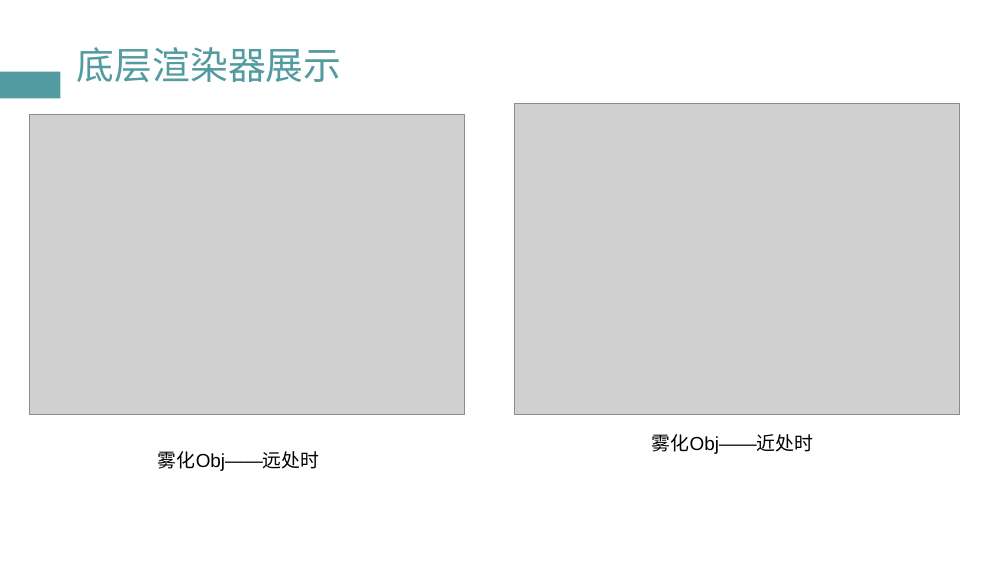
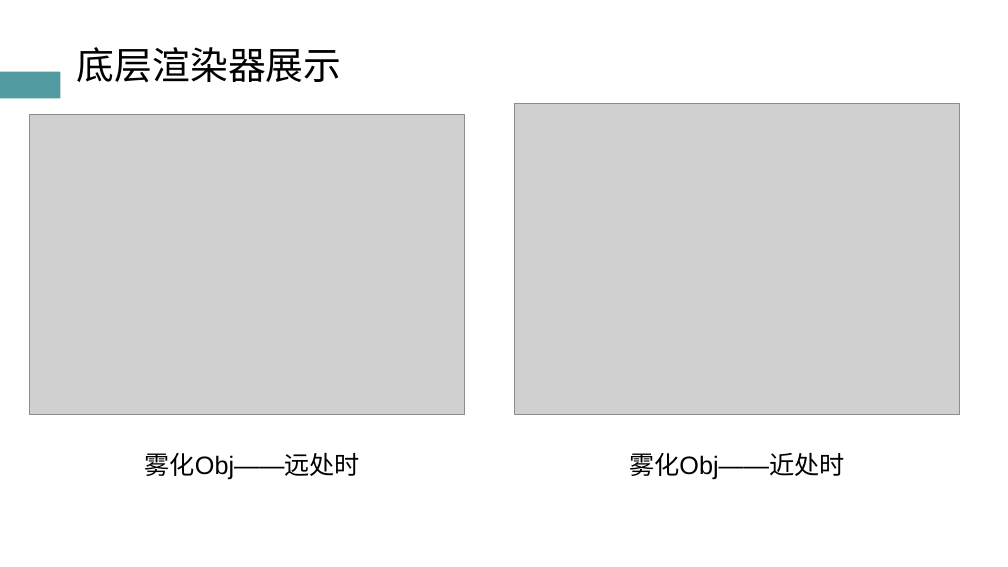
Before and after one commit to atom-chen/Main, a slide deck: slide 19 of OpenGL/答辩PPT.pptx (slide 18 before the commit). Drawn at 1008x567 pixels with LibreOffice and Linux fonts; fonts in the diff are those of the drawing; grey boxes stand for pictures. Boxes give left, top, right and bottom in pixels: in the first picture for what was removed or moved away, otherwise in the second. Text is boxed around its words. In the diff, an @@ line names an element or a change of style, - is before the commit and + after.

```diff
--- a/OpenGL/答辩PPT.pptx
+++ b/OpenGL/答辩PPT.pptx
@@ title "底层渲染器展示" at (77, 47, 342, 82): text colour #529BA0 to #000000 @@
@@ text "雾化Obj——远处时" at (145, 453, 361, 480): size 18 to 24 pt @@
@@ text "雾化Obj——近处时": place and size @@
-text "雾化Obj——近处时" at (652, 434, 814, 454)
+text "雾化Obj——近处时" at (629, 453, 845, 480)
@@ text "雾化Obj——近处时" at (629, 453, 845, 480): size 18 to 24 pt @@
```
Also in this commit, not shown: 32 other slides changed, 1 slide added, 2 other files.
